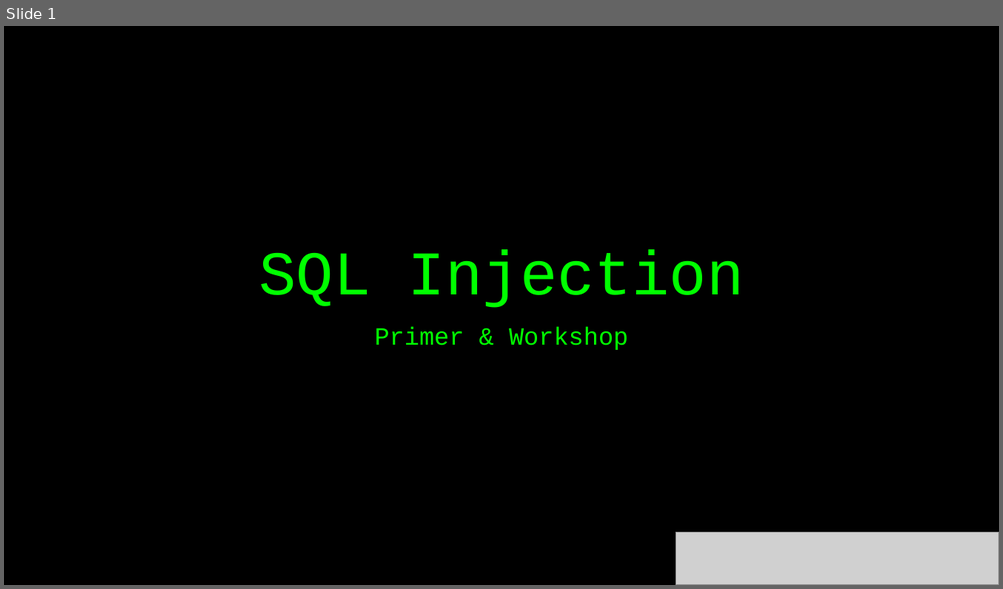
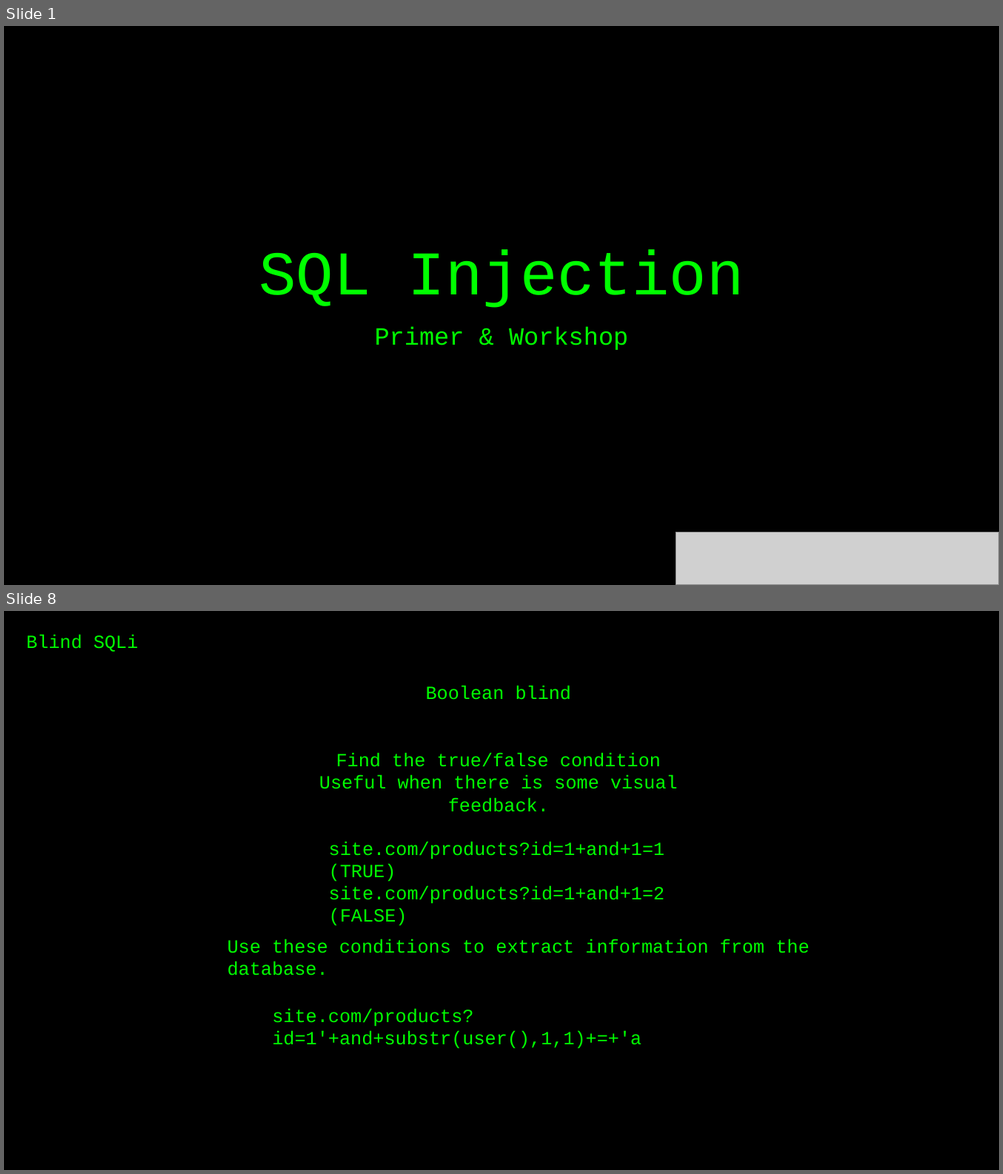
Before and after one commit to vortexau/sectalkscbr-sqli, a slide deck: slides/SQLi-Preso.pptx. Shown one above the other, each under a label of ours: slide 1 before the commit, slides 1 and 8 after it; the slides between them are not shown. The pictures are 1003x589 and 1003x1174 pixels, drawn with LibreOffice and Linux fonts; fonts in the diff are those of the drawing; grey boxes stand for pictures. Boxes give left, top, right and bottom in pixels: in the first picture for what was removed or moved away, otherwise in the second. Text is boxed around its words. In the diff, an @@ line names an element or a change of style, - is before the commit and + after.

```diff
--- a/slides/SQLi-Preso.pptx
+++ b/slides/SQLi-Preso.pptx
@@ slide 8 added at [4,611,999,1170], background #000000 @@
@@ text added at [26,634,138,652], 18 pt, text #00FF00 @@
+Blind SQLi
@@ text added at [319,686,677,812], 18 pt, text #00FF00 @@
+Boolean blind
+Find the true/false condition
+Useful when there is some visual feedback.
@@ text added at [329,841,665,926], 18 pt, text #00FF00 @@
+site.com/products?id=1+and+1=1 (TRUE)
+site.com/products?id=1+and+1=2 (FALSE)
@@ text added at [227,940,809,976], 18 pt, text #00FF00 @@
+Use these conditions to extract information from the database.
@@ text added at [272,1009,641,1049], 18 pt, text #00FF00 @@
+site.com/products?id=1'+and+substr(user(),1,1)+=+'a
```
Also in this commit, not shown: 6 slides changed, 4 other slides added, 3 slides removed.
